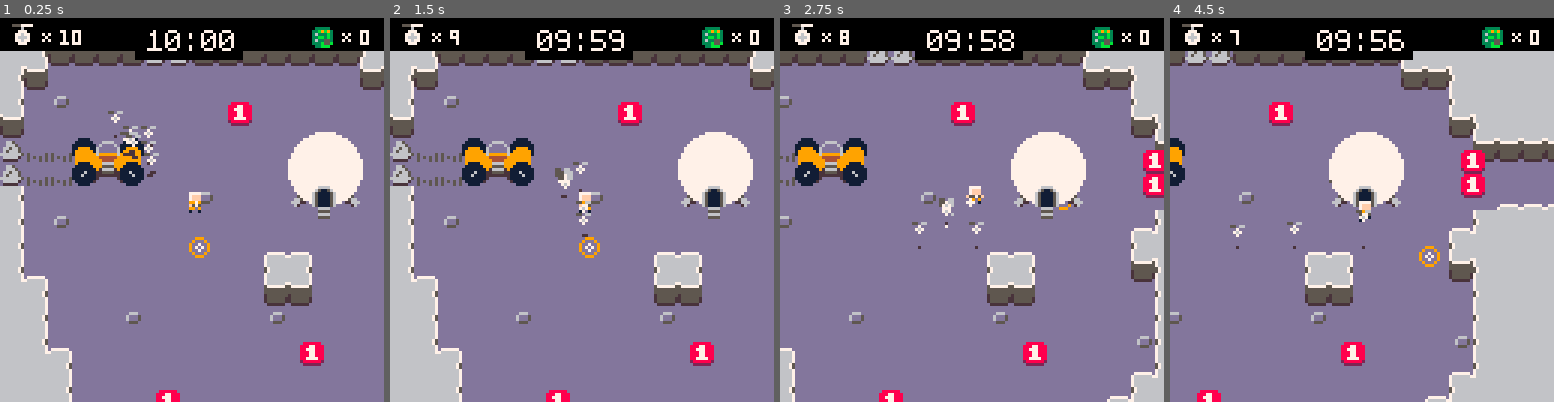
Above: before the commit, frames 1-4 (left to right).
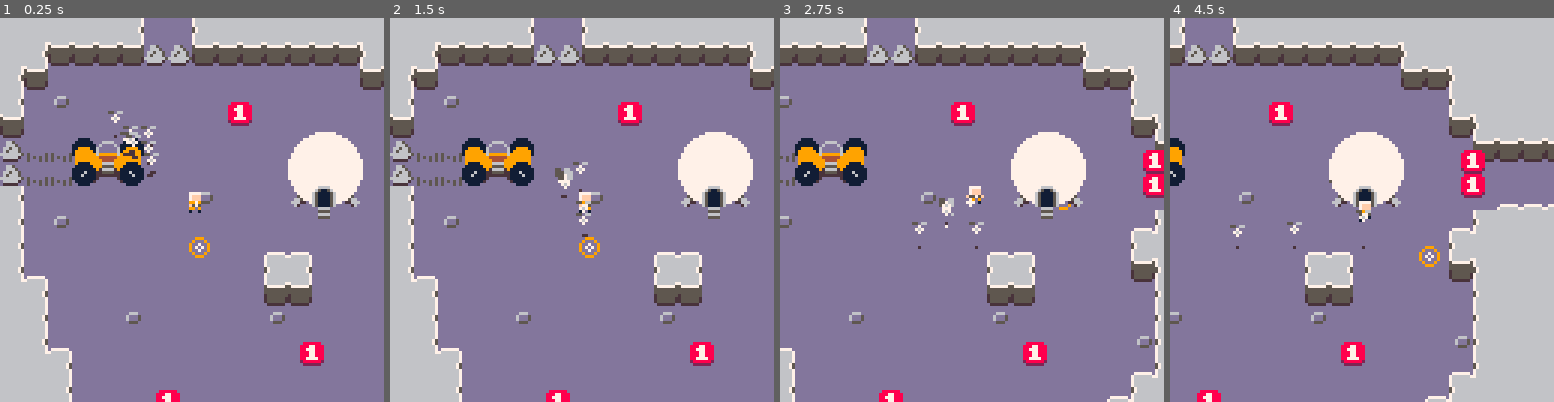
Above: after the commit, the same moments.

Repository: kevinthompson/moonbreak-p8
Game: PICO-8 cartridge moonbreak.p8
Same seed, same stepped clock (60 frames per second), same inputs: the game is played once before the commit and once after it.
Inputs:
- Up to frame 1 (0.25 s): no input
- Up to frame 2 (1.5 s): tap X (X key) at 0.33, 1.07 s; tap O (Z key) at 0.7 s
- Up to frame 3 (2.75 s): hold Right 1.6-2.1 s; tap O (Z key) at 1.7, 2.1, 2.5 s; tap X (X key) at 1.85 s; hold Up 2.15-2.42 s; hold Right from 2.47 s (still down)
- Up to frame 4 (4.5 s): tap O (Z key) every 0.4 s from 2.9 to 4.1 s; tap X (X key) at 2.97, 4.08 s; release Right at 3.03 s; hold Left 3.08-3.58 s; hold Down 3.63-3.97 s; hold Right from 4.02 s (still down)

The runs differ from the first frame. In frame 1, 9.2% of the frame differs, in the area x 0-100%, y 0-11%; in frame 2, 9.2%; in frame 3, 9.1%; in frame 4, 9.2%.

Commit message:
chore: disable ui

Diff:
--- a/scripts/scenes/game.lua
+++ b/scripts/scenes/game.lua
@@ -60,7 +60,7 @@
       spr(t[1],t[2],t[3])
     end
 
-    _ENV:draw_ui()
+    -- _ENV:draw_ui()
   end,
 
   draw_ui = function(_ENV)
